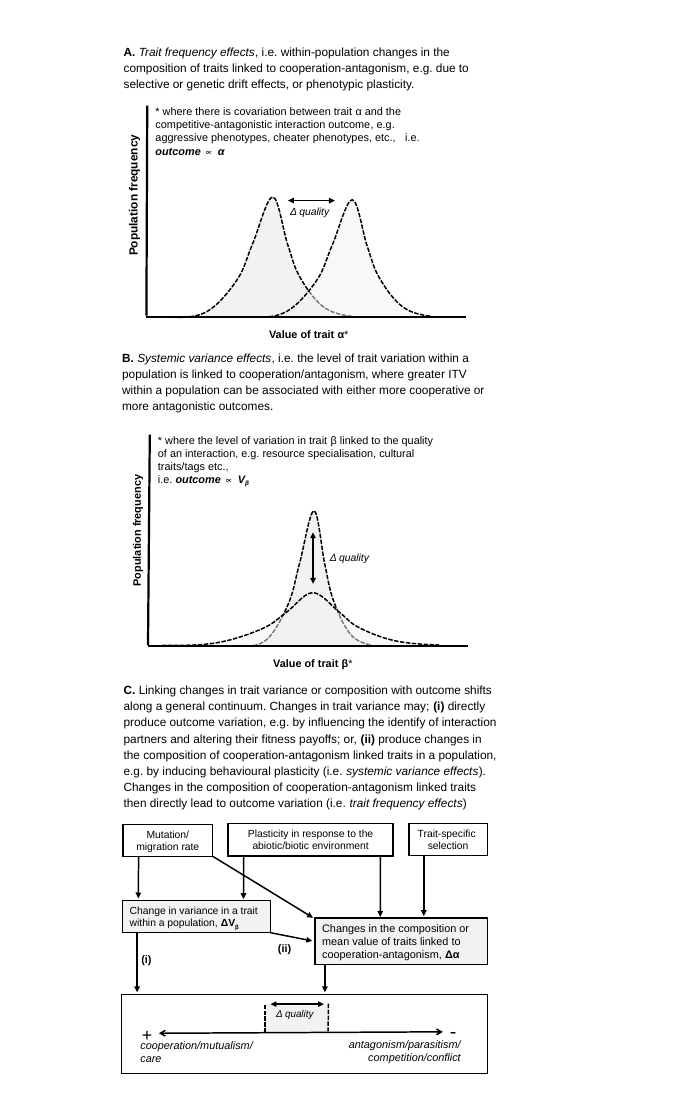
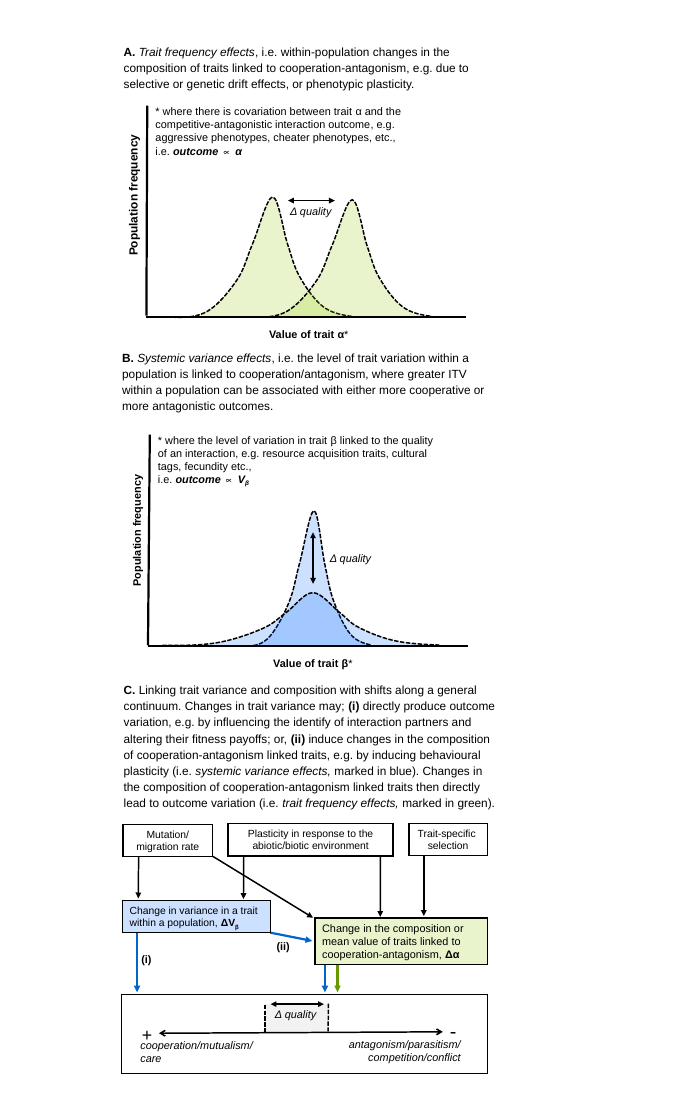
Before and after one commit to NPMoran/synthesis-review_mutualistism-antagonism, a slide deck: slide 1 of Visualisations/Fig_Mechanisms_v.4.pptx. Drawn at 700x1120 pixels with LibreOffice and Linux fonts; fonts in the diff are those of the drawing. Boxes give left, top, right and bottom in pixels: in the first picture for what was removed or moved away, otherwise in the second. Text is boxed around its words. In the diff, an @@ line names an element or a change of style, - is before the commit and + after.

```diff
--- a/Visualisations/Fig_Mechanisms_v.4.pptx
+++ b/Visualisations/Fig_Mechanisms_v.4.pptx
@@ text at [155,107,401,155]: text changed @@
-* where there is covariation between trait α and the competitive-antagonistic interaction outcome, e.g. aggressive phenotypes, cheater phenotypes, etc., i.e. outcome ∝ α
+* where there is covariation between trait α and the competitive-antagonistic interaction outcome, e.g. aggressive phenotypes, cheater phenotypes, etc.,
+i.e. outcome ∝ α
@@ freeform shape at [172,197,353,317]: fill #F2F2F2 to #99CC00 at 20% opacity @@
@@ freeform shape at [251,200,432,317]: fill #F2F2F2 at 50% opacity to #99CC00 at 20% opacity @@
@@ text "Δ quality" at [290,207,331,218]: size 10.5 to 11 pt @@
@@ text at [158,435,433,472]: text changed @@
-* where the level of variation in trait β linked to the quality of an interaction, e.g. resource specialisation, cultural traits/tags etc.,
+* where the level of variation in trait β linked to the quality of an interaction, e.g. resource acquisition traits, cultural tags, fecundity etc.,
@@ freeform shape at [241,511,371,646]: fill #F2F2F2 to #0066FF at 20% opacity @@
@@ text "Δ quality" at [330,554,371,564]: size 10.5 to 11 pt @@
@@ freeform shape at [162,593,440,645]: fill #F2F2F2 at 50% opacity to #0066FF at 20% opacity @@
@@ text at [124,685,495,810]: text changed @@
-C. Linking changes in trait variance or composition with outcome shifts along a general continuum. Changes in trait variance may; (i) directly produce outcome variation, e.g. by influencing the identify of interaction partners and altering their fitness payoffs; or, (ii) produce changes in the composition of cooperation-antagonism linked traits in a population, e.g. by inducing behavioural plasticity (i.e. systemic variance effects). Changes in the composition of cooperation-antagonism linked traits then directly lead to outcome variation (i.e. trait frequency effects)
+C. Linking trait variance and composition with shifts along a general continuum. Changes in trait variance may; (i) directly produce outcome variation, e.g. by influencing the identify of interaction partners and altering their fitness payoffs; or, (ii) induce changes in the composition of cooperation-antagonism linked traits, e.g. by inducing behavioural plasticity (i.e. systemic variance effects, marked in blue). Changes in the composition of cooperation-antagonism linked traits then directly lead to outcome variation (i.e. trait frequency effects, marked in green).
@@ rectangle "Change in variance in a ..." at [123,901,271,933]: fill #F2F2F2 to #0066FF at 20% opacity @@
@@ rectangle "Change in the composition or ..." at [315,918,488,965]: fill #F2F2F2 to #99CC00 at 20% opacity @@
@@ text in rectangle at [322,924,464,961]: text changed @@
-Changes in the composition or mean value of traits linked to cooperation-antagonism, Δα
+Change in the composition or mean value of traits linked to cooperation-antagonism, Δα
@@ arrow (137, 933) - (137, 992): stroke #000000 1.5 pt to #0066CC 2.25 pt @@
@@ arrow (270, 933) - (312, 941): stroke #000000 1.5 pt to #0066CC 2.25 pt @@
@@ arrow (325, 965) - (325, 992): stroke #000000 1.5 pt to #0066CC 2.25 pt @@
@@ arrow added from (338, 965) to (338, 992), #669900 2.25 pt @@
@@ text "Δ quality" at [275,1010,316,1021]: size 10 to 11 pt @@
```
Also in this commit, not shown: 6 other files.
